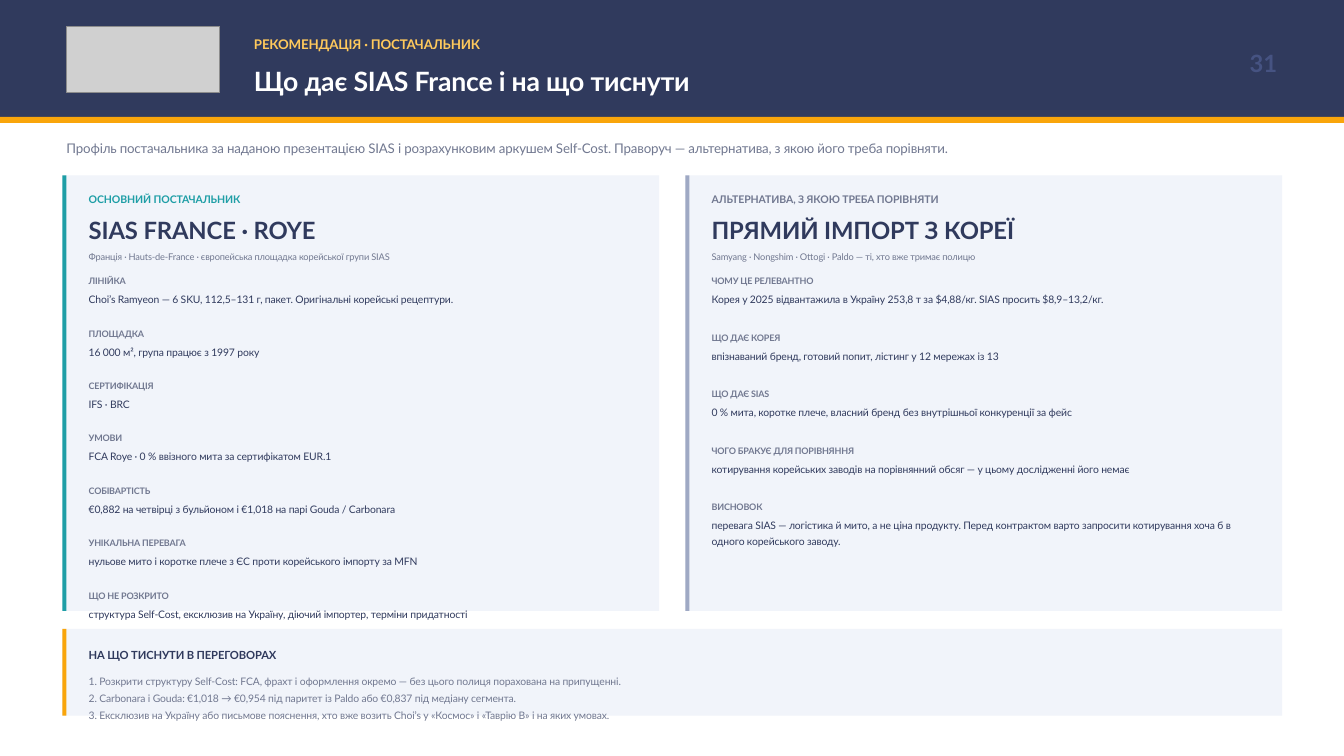
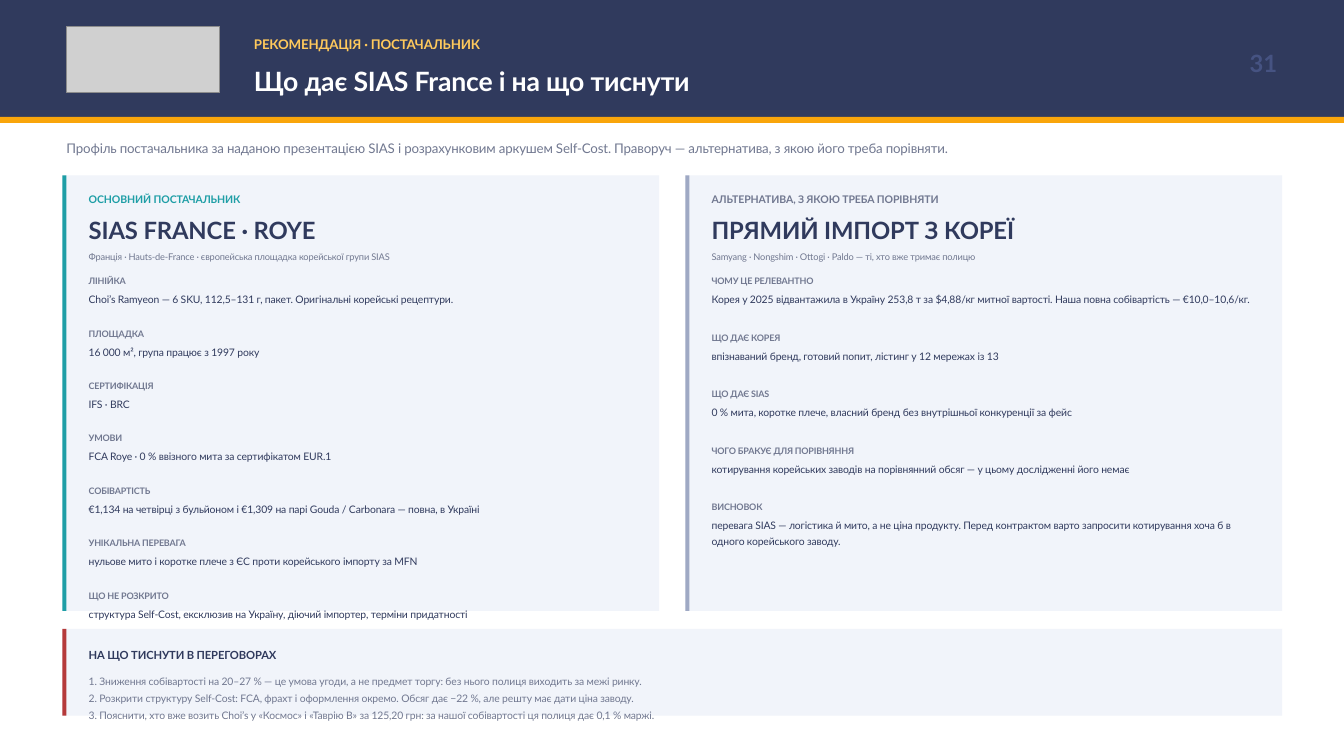
Before and after one commit to IllyaChaplygin/Chaplygin-Illya, a slide deck: slide 31 of Korean_Ramen_Ukraine_Market_Research.pptx. Drawn at 1344x756 pixels with LibreOffice and Linux fonts; fonts in the diff are those of the drawing; grey boxes stand for pictures. Boxes give left, top, right and bottom in pixels: in the first picture for what was removed or moved away, otherwise in the second. Text is boxed around its words. In the diff, an @@ line names an element or a change of style, - is before the commit and + after.

```diff
--- a/Korean_Ramen_Ukraine_Market_Research.pptx
+++ b/Korean_Ramen_Ukraine_Market_Research.pptx
@@ text at [712, 295, 1250, 305]: text changed @@
-Корея у 2025 відвантажила в Україну 253,8 т за $4,88/кг. SIAS просить $8,9–13,2/кг.
+Корея у 2025 відвантажила в Україну 253,8 т за $4,88/кг митної вартості. Наша повна собівартість — €10,0–10,6/кг.
@@ text at [89, 505, 480, 515]: text changed @@
-€0,882 на четвірці з бульйоном і €1,018 на парі Gouda / Carbonara
+€1,134 на четвірці з бульйоном і €1,309 на парі Gouda / Carbonara — повна, в Україні
@@ rectangle at [63, 629, 67, 716]: fill #F9A50B to #B53A3A @@
@@ text at [89, 677, 654, 721]: text changed @@
-1. Розкрити структуру Self-Cost: FCA, фрахт і оформлення окремо — без цього полиця порахована на припущенні.
-2. Carbonara і Gouda: €1,018 → €0,954 під паритет із Paldo або €0,837 під медіану сегмента.
-3. Ексклюзив на Україну або письмове пояснення, хто вже возить Choi’s у «Космос» і «Таврію В» і на яких умовах.
+1. Зниження собівартості на 20–27 % — це умова угоди, а не предмет торгу: без нього полиця виходить за межі ринку.
+2. Розкрити структуру Self-Cost: FCA, фрахт і оформлення окремо. Обсяг дає −22 %, але решту має дати ціна заводу.
+3. Пояснити, хто вже возить Choi’s у «Космос» і «Таврію В» за 125,20 грн: за нашої собівартості ця полиця дає 0,1 % маржі.
```
Also in this commit, not shown: 11 other slides changed, 2 other files.
